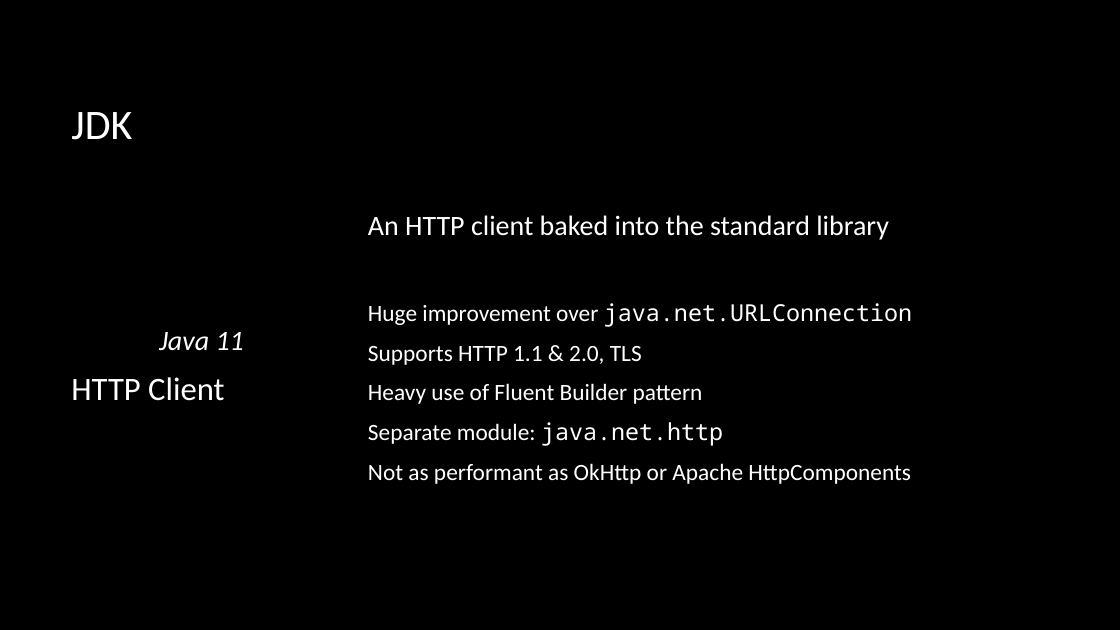
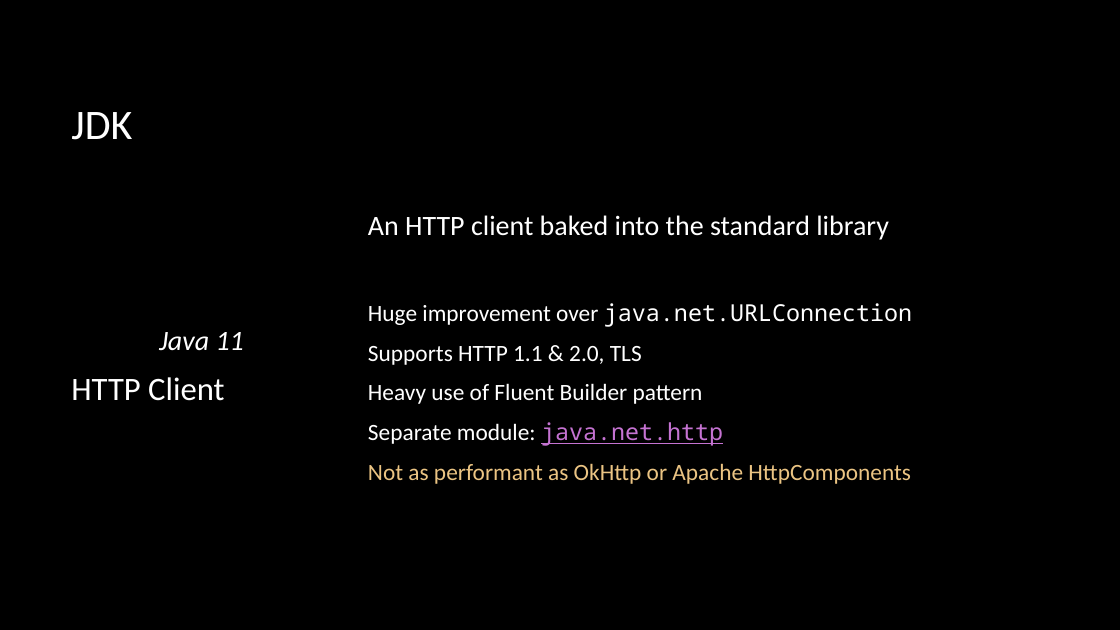
Before and after one commit to macdaddyaz/modern-java, a slide deck: slide 29 of Java 9 and up.pptx (slide 28 before the commit). Drawn at 1120x630 pixels with LibreOffice and Linux fonts; fonts in the diff are those of the drawing; background and template pictures are left out. Boxes give left, top, right and bottom in pixels: in the first picture for what was removed or moved away, otherwise in the second. Text is boxed around its words. In the diff, an @@ line names an element or a change of style, - is before the commit and + after.

Commit message:
Finished Java 9+ PowerPoint presentation

```diff
--- a/Java 9 and up.pptx
+++ b/Java 9 and up.pptx
@@ text at bbox=[368, 422, 911, 484]: text colour #FFFFFF to #C573D2, underline on in "java.net.http"; text colour #FFFFFF to #EBC483 in "Not as performant as OkHttp or Apache ..." @@
```
Also in this commit, not shown: 9 other slides changed, 17 slides added, 1 slide removed.
